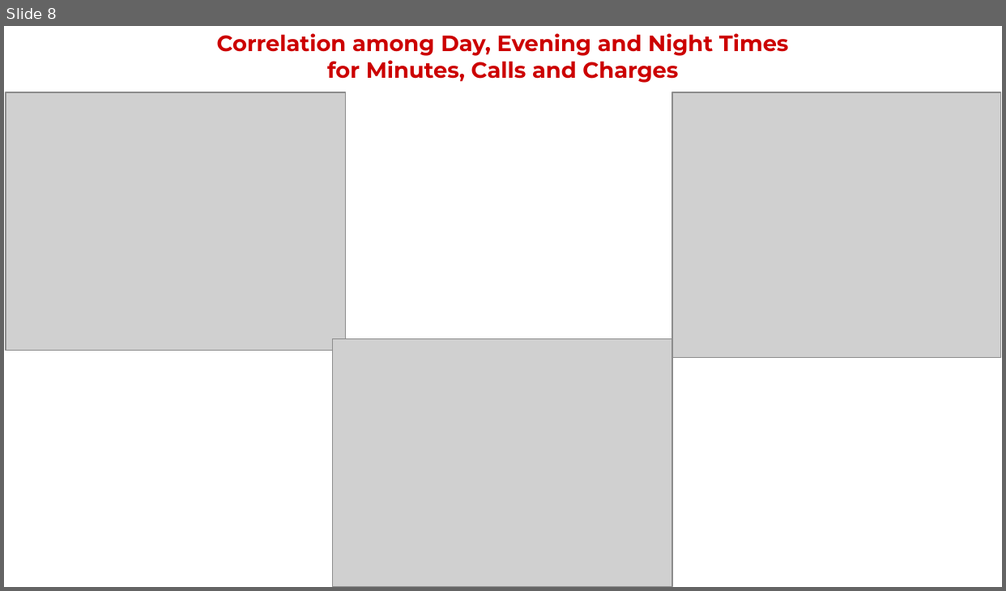
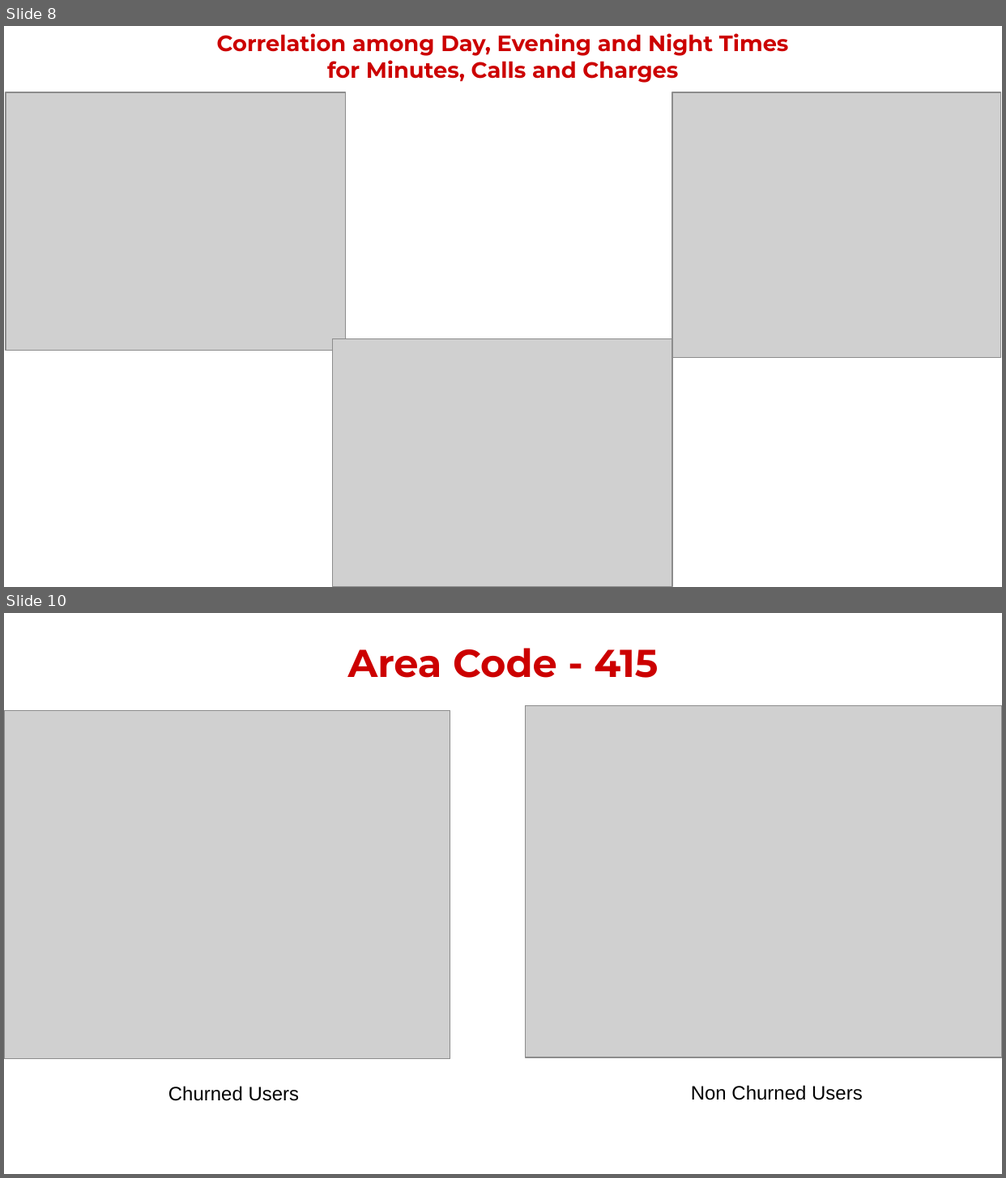
Before and after one commit to codes-by-vamshi/EDA-TelecomChurn, a slide deck: Project Presentation.pptx. Shown one above the other, each under a label of ours: slide 8 before the commit, slides 8 and 10 after it; the slides between them are not shown. The pictures are 1006x591 and 1006x1178 pixels, drawn with LibreOffice and Linux fonts; fonts in the diff are those of the drawing; grey boxes stand for pictures; background and template pictures are left out. Boxes give left, top, right and bottom in pixels: in the first picture for what was removed or moved away, otherwise in the second. Text is boxed around its words. In the diff, an @@ line names an element or a change of style, - is before the commit and + after.

```diff
--- a/Project Presentation.pptx
+++ b/Project Presentation.pptx
@@ slide 10 added at <box>4,613,1002,1174</box>, background #FFFFFF @@
@@ title added at <box>348,648,658,678</box>, 28 pt, text #CC0000, bold @@
+Area Code - 415
@@ picture added at <box>525,706,1002,1058</box> @@
@@ picture added at <box>4,711,450,1059</box> @@
@@ text added at <box>168,1086,300,1101</box>, 14 pt, text #000000 @@
+Churned Users
@@ text added at <box>691,1085,863,1101</box>, 14 pt, text #000000 @@
+Non Churned Users
```
Also in this commit, not shown: 9 other slides added, 14 slides removed, 1 other file.
